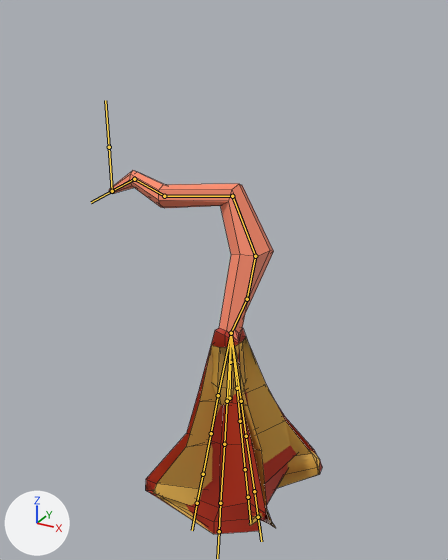
An edit to the FBX model Assets/Models/Plants/Titanwurz/Titanwurz_3.fbx, drawn before and after from the same camera.
The view is the same before and after, from a 50 mm lens placed at (0.694, -1.233, 1.02), pointed at (-0.045, 0.112, 0.347). The axes (+X, +Y, +Z) are drawn at lower left. The lights are the same throughout. Both versions are drawn at frame 84 of the action 'Armature|ArmatureAction'; the numbers are the values there. The bones that bend it are drawn over the model as lines. Mesh edges are drawn as thin lines.

The first picture shows 'Titanwurz_1'.
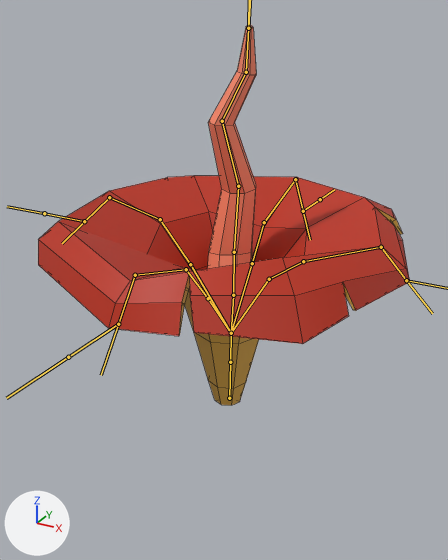
Boxes [x1, y1, x2, y2] around the edits, measured in the pictures (448 x 560 px):
'Titanwurz_1', posed (74% wider)
    before: [109, 170, 322, 534]
    after: [38, 25, 410, 405]
bone 'Bone.002', root to tip
    before: (231, 333) to (247, 299)
    after: (231, 333) to (233, 295)
bone 'Bone.003', root to tip
    before: (247, 299) to (255, 256)
    after: (233, 295) to (234, 252)
bone 'Bone.004', root to tip
    before: (255, 256) to (232, 196)
    after: (234, 252) to (238, 186)
bone 'Bone.005', root to tip
    before: (232, 196) to (164, 196)
    after: (238, 186) to (222, 121)
bone 'Bone.006', root to tip
    before: (164, 196) to (134, 179)
    after: (222, 121) to (246, 72)
bone 'Bone.007', root to tip
    before: (134, 179) to (112, 191)
    after: (246, 72) to (248, 28)
bone 'Bone.008', root to tip
    before: (231, 333) to (227, 401)
    after: (231, 333) to (208, 298)
bone 'Bone.009', root to tip
    before: (227, 401) to (224, 444)
    after: (208, 298) to (186, 269)
bone 'Bone.010', root to tip
    before: (224, 444) to (220, 503)
    after: (186, 269) to (135, 275)
bone 'Bone.011', root to tip
    before: (220, 503) to (219, 531)
    after: (135, 275) to (118, 324)
bone 'Bone.012', root to tip
    before: (231, 333) to (237, 388)
    after: (231, 333) to (252, 263)
bone 'Bone.013', root to tip
    before: (237, 388) to (240, 421)
    after: (252, 263) to (264, 222)
bone 'Bone.014', root to tip
    before: (240, 421) to (245, 469)
    after: (264, 222) to (295, 179)
bone 'Bone.015', root to tip
    before: (245, 469) to (248, 497)
    after: (295, 179) to (303, 211)
bone 'Bone.016', root to tip
    before: (231, 333) to (218, 395)
    after: (231, 333) to (190, 264)
bone 'Bone.017', root to tip
    before: (218, 395) to (211, 433)
    after: (190, 264) to (160, 219)
bone 'Bone.018', root to tip
    before: (211, 433) to (203, 474)
    after: (160, 219) to (109, 197)
bone 'Bone.022', root to tip
    before: (203, 474) to (197, 503)
    after: (109, 197) to (84, 221)
bone 'Bone.019', root to tip
    before: (231, 333) to (241, 401)
    after: (231, 333) to (269, 279)
bone 'Bone.020', root to tip
    before: (241, 401) to (246, 436)
    after: (269, 279) to (303, 261)
bone 'Bone.021', root to tip
    before: (246, 436) to (254, 491)
    after: (303, 261) to (381, 247)
bone 'Bone.023', root to tip
    before: (254, 491) to (258, 517)
    after: (381, 247) to (406, 280)

The change in detail:
Bone 'Bone.002' (bone_bone_002) turns from (-13, -8, -14) to (-6, 0, 4) degrees about its own x, y and z.
Bone 'Bone.003' (bone_bone_003) turns from (-7, -5, 18) to (-2, 0, 2) degrees about its own x, y and z.
Bone 'Bone.004' (bone_bone_004) turns from (9, -8, 34) to (5, 0, -2) degrees about its own x, y and z.
Bone 'Bone.005' (bone_bone_005) turns from (32, -5, 45) to (11, -2, -2) degrees about its own x, y and z.
Bone 'Bone.006' (bone_bone_006) turns from (-23, 0, 10) to (-7, -1, -11) degrees about its own x, y and z.
Bone 'Bone.007' (bone_bone_007) turns from (1, 0, 24) to (2, 0, 2) degrees about its own x, y and z.
Bone 'Bone.008' (bone_bone_008) turns from (131, 1, 0) to (-3, 0, 0) degrees about its own x, y and z.
Bone 'Bone.009' (bone_bone_009) turns from (3, 1, -3) to (3, 0, 0) degrees about its own x, y and z.
Bone 'Bone.010' (bone_bone_010) turns from (-26, 1, 3) to (8, 0, 0) degrees about its own x, y and z.
Bone 'Bone.011' (bone_bone_011) turns from (-61, 1, 1) to (7, 0, 0) degrees about its own x, y and z.
Bone 'Bone.012' (bone_bone_012) turns from (-130, -1, 0) to (3, 0, 0) degrees about its own x, y and z.
Bone 'Bone.013' (bone_bone_013) turns from (7, 0, -5) to (-3, 0, 0) degrees about its own x, y and z.
Bone 'Bone.014' (bone_bone_014) turns from (17, 0, 6) to (-5, 0, 0) degrees about its own x, y and z.
Bone 'Bone.015' (bone_bone_015) turns from (76, 1, 0) to (-7, 0, 0) degrees about its own x, y and z.
Bone 'Bone.016' (bone_bone_016) turns from (0, 3, 131) to (0, 0, -4) degrees about its own x, y and z.
Bone 'Bone.017' (bone_bone_017) turns from (4, 2, -4) to (0, 0, 3) degrees about its own x, y and z.
Bone 'Bone.018' (bone_bone_018) turns from (1, 0, -30) to (-1, 0, 7) degrees about its own x, y and z.
Bone 'Bone.022' (bone_bone_022) turns from (8, 3, -46) to (-1, 0, 6) degrees about its own x, y and z.
Bone 'Bone.019' (bone_bone_019) turns from (9, 21, -132) to (-1, 0, 6) degrees about its own x, y and z.
Bone 'Bone.020' (bone_bone_020) turns from (-6, 2, 17) to (1, 0, -5) degrees about its own x, y and z.
Bone 'Bone.021' (bone_bone_021) turns from (0, 0, 8) to (2, 0, -7) degrees about its own x, y and z.
Bone 'Bone.023' (bone_bone_023) turns from (-15, 7, 55) to (2, 0, -8) degrees about its own x, y and z.
Bone 'Bone.024' (bone_bone_024) moves from (-0.466, -0.464, -0.067) to (0.0, -0.02, 0.0).
